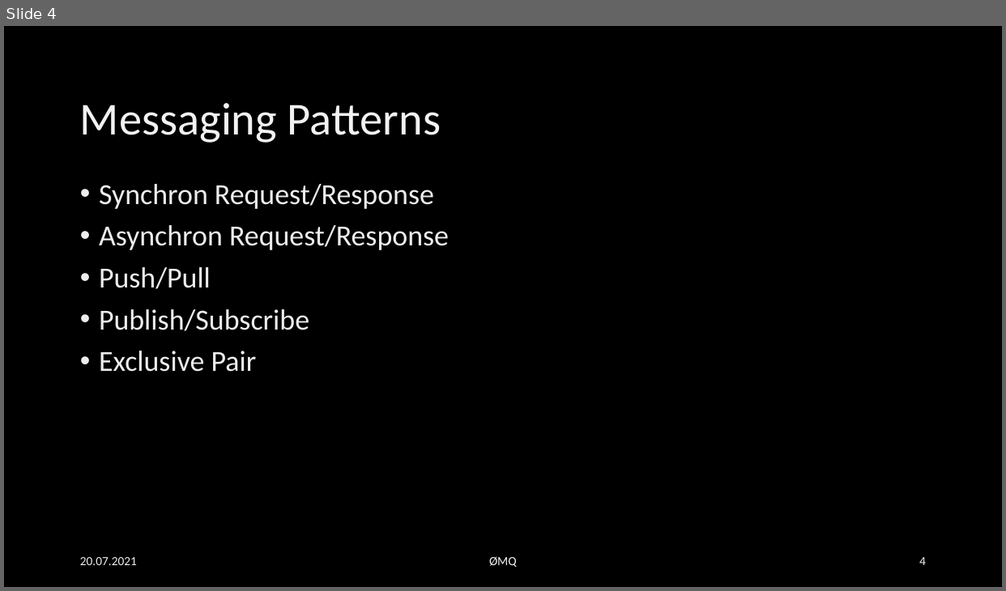
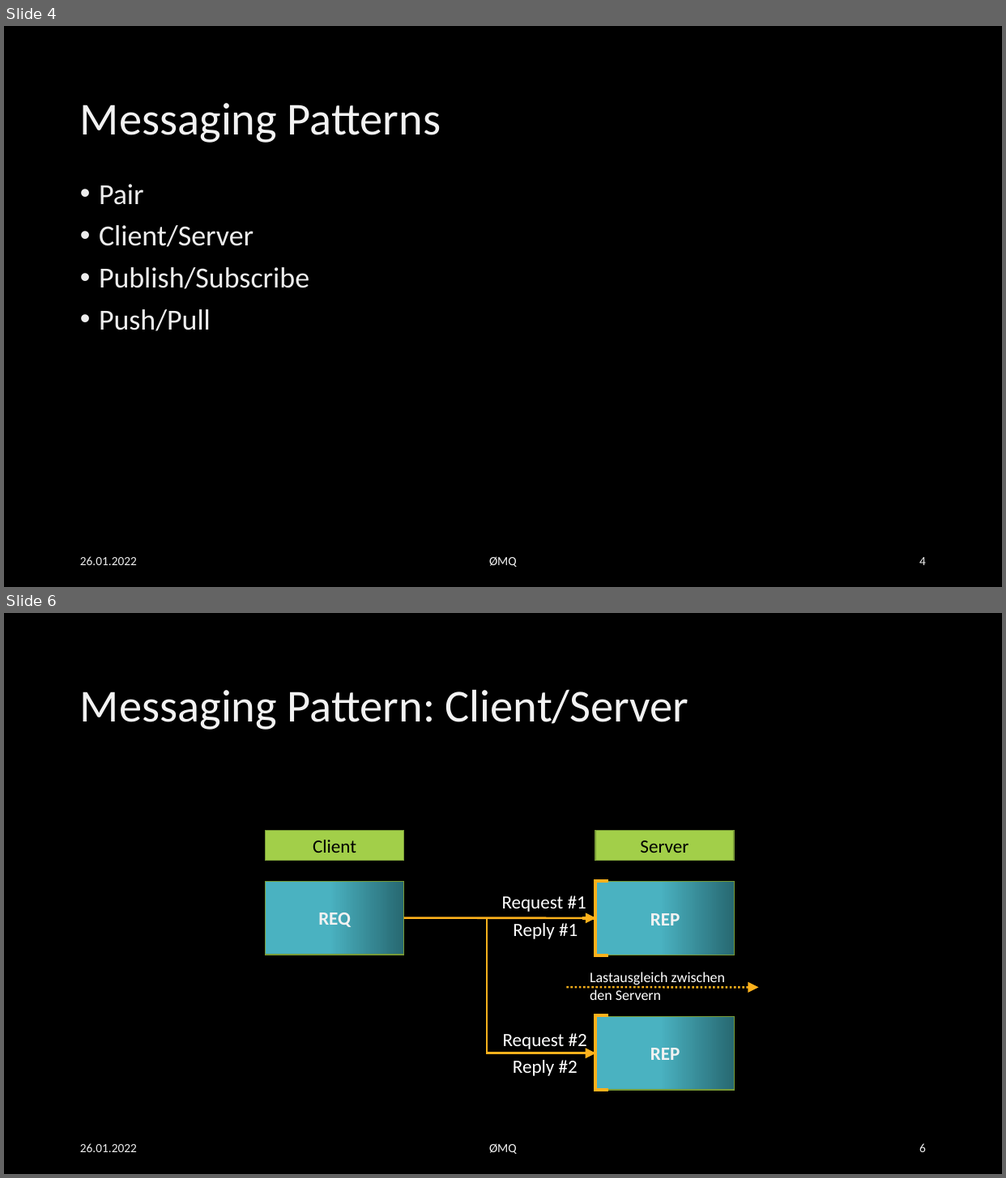
Before and after one commit to EsstBananeImEi/python_kurs, a slide deck: Materialien/Powerpoint/Einfuehrung in ZMQ.pptx. Shown one above the other, each under a label of ours: slide 4 before the commit, slides 4 and 6 after it; the slides between them are not shown. The pictures are 1006x591 and 1006x1178 pixels, drawn with LibreOffice and Linux fonts; fonts in the diff are those of the drawing; background and template pictures are left out. Boxes give left, top, right and bottom in pixels: in the first picture for what was removed or moved away, otherwise in the second. Text is boxed around its words. In the diff, an @@ line names an element or a change of style, - is before the commit and + after.

Commit message:
Design Patterns

```diff
--- a/Materialien/Powerpoint/Einfuehrung in ZMQ.pptx
+++ b/Materialien/Powerpoint/Einfuehrung in ZMQ.pptx
@@ slide 6 added at (4, 613, 1002, 1174), background picture (left out) @@
@@ title added at (80, 689, 689, 730), 44 pt, text #F2F2F2 @@
+Messaging Pattern: Client/Server
@@ rectangle added at (266, 830, 404, 860), fill #A2CF49, outline #789936 1 pt, 18 pt, text #000000 @@
+Client
@@ rectangle added at (595, 830, 734, 860), fill #A2CF49, outline #789936 1 pt, 18 pt, text #000000 @@
+Server
@@ rectangle added at (266, 881, 404, 954), fill gradient #4AB2C1 to #276871, outline #789936 1 pt, 18 pt, text #F2F2F2, bold @@
+REQ
@@ text added at (502, 896, 586, 914), 18 pt, text #FFFFFF @@
+Request #1
@@ left brace added at (582, 881, 609, 955), outline #FCB11C 2.75 pt @@
@@ rectangle added at (596, 882, 735, 955), fill gradient #4AB2C1 to #276871, outline #789936 1 pt, 18 pt, text #F2F2F2, bold @@
+REP
@@ arrow added from (404, 918) to (596, 918), #FCB11C 2 pt @@
@@ elbow arrow added from (487, 918) to (596, 1053), #FCB11C 2 pt @@
@@ text added at (513, 923, 577, 939), 18 pt, text #FFFFFF @@
+Reply #1
@@ text added at (590, 972, 725, 1000), 14 pt, text #FFFFFF @@
+Lastausgleich zwischen den Servern
@@ arrow added from (566, 987) to (759, 987), #FCB11C 2 pt dashed @@
@@ left brace added at (582, 1016, 609, 1090), outline #FCB11C 2.75 pt @@
@@ rectangle added at (596, 1016, 735, 1090), fill gradient #4AB2C1 to #276871, outline #789936 1 pt, 18 pt, text #F2F2F2, bold @@
+REP
@@ text added at (503, 1033, 587, 1052), 18 pt, text #FFFFFF @@
+Request #2
@@ text added at (513, 1060, 577, 1076), 18 pt, text #FFFFFF @@
+Reply #2
@@ text added at (80, 1144, 137, 1152), 12 pt, text gradient #9E9E9E to #EDEDED to #FFFFFF @@
+26.01.2022
@@ text added at (489, 1144, 517, 1154), 12 pt, text #F2F2F2 @@
+ØMQ
@@ page number added at (919, 1144, 926, 1152), 12 pt, text gradient #9E9E9E to #EDEDED to #FFFFFF @@
+6
@@ slide 4 changed as well @@
@@ text at (99, 184, 309, 289): text changed @@
-• Synchron Request/Response
-• Asynchron Request/Response
+• Pair
+• Client/Server
+• Publish/Subscribe
@@ text at (99, 310, 309, 372): paragraphs removed @@
-• Publish/Subscribe
-• Exclusive Pair
@@ text at (80, 557, 137, 565): text changed @@
-20.07.2021
+26.01.2022
```
Also in this commit, not shown: 5 other slides changed, 3 other slides added, 1 slide removed, 23 other files.
